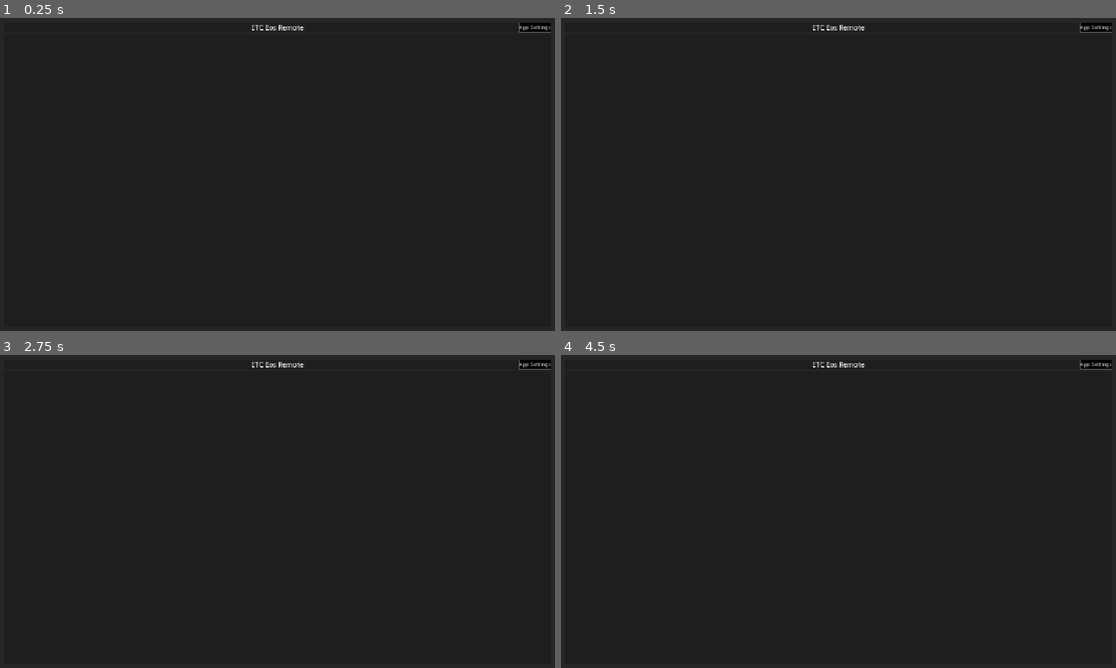
Above: before the commit, frames 1-4 (two rows, left to right).
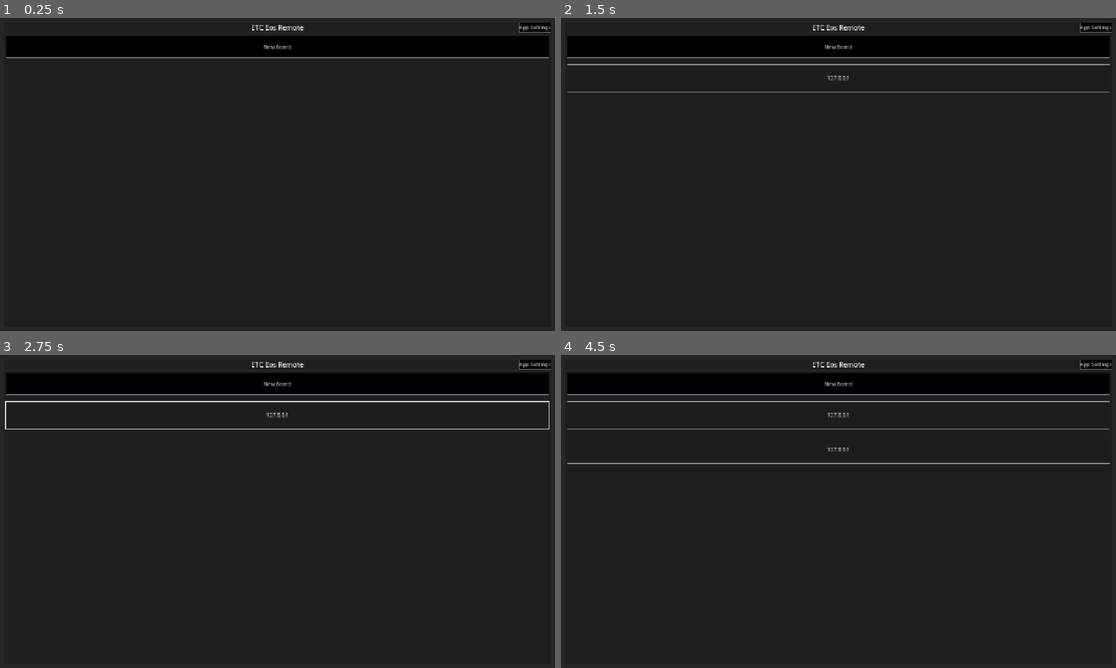
Above: after the commit, the same moments.

Repository: CoffeeCoder1/etc-eos-remote
Game: Godot game, scene res://scenes/main/main.tscn
The game is run twice, just before and just after one commit, with the same random seed, the same clock (stepped at 60 frames per second) and the same inputs.
Inputs (mouse positions are in pixels of both pictures, inside the frame that each line leads up to):
- Up to frame 1 (0.25 s): no input
- Up to frame 2 (1.5 s): click (838, 46) at 0.5 s, where only the run after the commit has a clickable "New Board"; click (871, 196) at 1.25 s, where only the run after the commit has a clickable "Add"
- Up to frame 3 (2.75 s): click (277, 414) at 2 s, where only the run after the commit has a clickable "127.0.0.1"
- Up to frame 4 (4.5 s): click (838, 383) at 2.75 s, where only the run after the commit has a clickable "New Board"; click (838, 414) at 3.5 s, where only the run after the commit has a clickable "127.0.0.1"; click (871, 533) at 4.25 s, where only the run after the commit has a clickable "Add"

The runs differ from the first frame. In frame 1, 6.9% of the frame differs, in the area x 1-99%, y 5-13%; in frame 2, 7.6%; in frame 3, 7.7%; in frame 4, 8.1%, in the area x 1-99%, y 5-35%.

Commit message:
Add a way to add new boards
Adds a way to create new boards and add them to the list.

Diff:
--- a/scenes/main/board_selector.gd
+++ b/scenes/main/board_selector.gd
@@ -1,7 +1,18 @@
 extends VBoxContainer
 
 signal settings_button_pressed
+signal new_board_button_pressed
+
+@onready var board_list: BoardList = $BoardList
 
 
 func _on_settings_button_pressed() -> void:
 	settings_button_pressed.emit()
+
+
+func _on_new_board_button_pressed() -> void:
+	new_board_button_pressed.emit()
+
+
+func add_board(board: BoardSettings) -> void:
+	board_list.add_board(board)
--- a/scenes/main/board_selector.tscn
+++ b/scenes/main/board_selector.tscn
@@ -31,3 +31,4 @@
 layout_mode = 2
 
 [connection signal="pressed" from="HeaderContainer/HBoxContainer/SettingsButton" to="." method="_on_settings_button_pressed"]
+[connection signal="new_board_button_pressed" from="BoardList" to="." method="_on_new_board_button_pressed"]
--- a/scenes/main/main.tscn
+++ b/scenes/main/main.tscn
@@ -1,10 +1,11 @@
-[gd_scene load_steps=8 format=3 uid="uid://b1p8ak2bb83bq"]
+[gd_scene load_steps=9 format=3 uid="uid://b1p8ak2bb83bq"]
 
 [ext_resource type="Script" uid="uid://drhpx2eyg21j" path="res://scenes/elements/mode_panel/mode_panel.gd" id="1_b1x3f"]
 [ext_resource type="Script" uid="uid://ekp0mc7qb8vd" path="res://scenes/main/main.gd" id="1_ouso4"]
 [ext_resource type="PackedScene" uid="uid://cv50y2jxdoasn" path="res://scenes/panels/settings/settings.tscn" id="2_iuonh"]
 [ext_resource type="PackedScene" uid="uid://dijj37wh3tb1q" path="res://scenes/main/board_selector.tscn" id="3_blune"]
 [ext_resource type="PackedScene" uid="uid://48xlq7yvv4w8" path="res://scenes/main/interface.tscn" id="4_ow5a4"]
+[ext_resource type="PackedScene" uid="uid://ytvtt68trcr8" path="res://scenes/panels/new_board_menu/new_board_menu.tscn" id="7_hujxm"]
 [ext_resource type="PackedScene" uid="uid://c6gfo3s3obep" path="res://scenes/panels/menu/menu.tscn" id="9_a8run"]
 
 [sub_resource type="StyleBoxFlat" id="StyleBoxFlat_45cpf"]
@@ -55,6 +56,12 @@
 visible = false
 layout_mode = 2
 
+[node name="NewBoardMenuContainer" parent="ModePanel/MarginContainer" instance=ExtResource("7_hujxm")]
+visible = false
+layout_mode = 2
+
+[connection signal="new_board_button_pressed" from="ModePanel/MarginContainer/BoardSelectorContainer" to="ModePanel/MarginContainer/NewBoardMenuContainer" method="_on_new_board_button_pressed"]
 [connection signal="settings_button_pressed" from="ModePanel/MarginContainer/BoardSelectorContainer" to="ModePanel/MarginContainer/SettingsContainer" method="_on_settings_button_pressed"]
 [connection signal="menu_button_pressed" from="ModePanel/MarginContainer/InterfaceContainer" to="ModePanel/MarginContainer/MenuContainer" method="_on_menu_button_pressed"]
 [connection signal="settings_pressed" from="ModePanel/MarginContainer/MenuContainer" to="ModePanel/MarginContainer/SettingsContainer" method="_on_settings_button_pressed"]
+[connection signal="create_board" from="ModePanel/MarginContainer/NewBoardMenuContainer" to="ModePanel/MarginContainer/BoardSelectorContainer" method="add_board"]
--- a/scenes/panels/board_list/board_list.gd
+++ b/scenes/panels/board_list/board_list.gd
@@ -1,18 +1,33 @@
 class_name BoardList extends PanelContainer
+
+signal new_board_button_pressed
 
 const BOARD_BUTTON = preload("res://scenes/elements/board_button/board_button.tscn")
 
-@onready var board_container: VBoxContainer = $ScrollContainer/BoardContainer
+@onready var board_container: VBoxContainer = %BoardContainer
 
 
 func _ready() -> void:
 	for board in AppSettings.settings.get_board_list():
-		var button := BOARD_BUTTON.instantiate()
-		board_container.add_child(button)
+		_add_board(board)
 
-		button.board_selected.connect(_board_button_pressed.bind(board))
-		button.set_board(board)
+
+func add_board(board: BoardSettings) -> void:
+	AppSettings.settings.add_board(board)
+	_add_board(board)
+
+
+func _add_board(board: BoardSettings) -> void:
+	var button := BOARD_BUTTON.instantiate()
+	board_container.add_child(button)
+
+	button.board_selected.connect(_board_button_pressed.bind(board))
+	button.set_board(board)
 
 
 func _board_button_pressed(board: BoardSettings) -> void:
 	OSCGlobals.get_client().connect_socket(board.get_ip_address(), board.get_port())
+
+
+func _on_new_board_button_pressed() -> void:
+	new_board_button_pressed.emit()
--- a/scenes/panels/board_list/board_list.tscn
+++ b/scenes/panels/board_list/board_list.tscn
@@ -8,10 +8,29 @@
 script = ExtResource("1_iai02")
 metadata/_custom_type_script = "uid://c3sqxgw7bhvjs"
 
-[node name="ScrollContainer" type="ScrollContainer" parent="."]
+[node name="VBoxContainer" type="VBoxContainer" parent="."]
 layout_mode = 2
+
+[node name="MarginContainer" type="MarginContainer" parent="VBoxContainer"]
+layout_mode = 2
+theme_override_constants/margin_left = 5
+theme_override_constants/margin_top = 5
+theme_override_constants/margin_right = 5
+theme_override_constants/margin_bottom = 5
+
+[node name="NewBoardButton" type="Button" parent="VBoxContainer/MarginContainer"]
+custom_minimum_size = Vector2(0, 50)
+layout_mode = 2
+text = "New Board"
+
+[node name="ScrollContainer" type="ScrollContainer" parent="VBoxContainer"]
+layout_mode = 2
+size_flags_vertical = 3
 horizontal_scroll_mode = 0
 
-[node name="BoardContainer" type="VBoxContainer" parent="ScrollContainer"]
+[node name="BoardContainer" type="VBoxContainer" parent="VBoxContainer/ScrollContainer"]
+unique_name_in_owner = true
 layout_mode = 2
 size_flags_horizontal = 3
+
+[connection signal="pressed" from="VBoxContainer/MarginContainer/NewBoardButton" to="." method="_on_new_board_button_pressed"]
--- /dev/null
+++ b/scenes/panels/new_board_menu/new_board_menu.gd
@@ -0,0 +1,36 @@
+extends PanelContainer
+
+## The port to show by default when displaying the menu.
+@export var default_port: int = 3037
+## The IP address to show by default when displaying the menu. Also shown as the placeholder text.
+@export var default_ip_address: String = "127.0.0.1"
+
+## Emitted when a board is created and should be added to the list.
+signal create_board(board: BoardSettings)
+
+@onready var ip_address_edit: LineEdit = %IPAddressEdit
+@onready var port_edit: SpinBox = %PortEdit
+
+
+func _ready() -> void:
+	ip_address_edit.placeholder_text = default_ip_address
+
+
+## Sets up the menu and displays it.
+func _on_new_board_button_pressed() -> void:
+	port_edit.set_value_no_signal(default_port)
+	ip_address_edit.text = default_ip_address
+	show()
+
+
+func _on_cancel_button_pressed() -> void:
+	hide()
+
+
+func _on_create_button_pressed() -> void:
+	var board := BoardSettings.new()
+	board.set_ip_address(ip_address_edit.text)
+	board.set_port(port_edit.value)
+	create_board.emit(board)
+
+	hide()
--- /dev/null
+++ b/scenes/panels/new_board_menu/new_board_menu.tscn
@@ -0,0 +1,72 @@
+[gd_scene load_steps=3 format=3 uid="uid://ytvtt68trcr8"]
+
+[ext_resource type="Script" uid="uid://ctpk1kf5uo5qr" path="res://scenes/panels/new_board_menu/new_board_menu.gd" id="1_ws166"]
+[ext_resource type="StyleBox" uid="uid://3ie5kkauxydk" path="res://assets/styles/bordered_panel.tres" id="2_b12uc"]
+
+[node name="NewBoardMenuContainer" type="PanelContainer"]
+script = ExtResource("1_ws166")
+
+[node name="CenterContainer" type="CenterContainer" parent="."]
+layout_mode = 2
+
+[node name="PanelContainer" type="PanelContainer" parent="CenterContainer"]
+layout_mode = 2
+theme_override_styles/panel = ExtResource("2_b12uc")
+
+[node name="MarginContainer" type="MarginContainer" parent="CenterContainer/PanelContainer"]
+layout_mode = 2
+theme_override_constants/margin_left = 5
+theme_override_constants/margin_top = 5
+theme_override_constants/margin_right = 5
+theme_override_constants/margin_bottom = 5
+
+[node name="VBoxContainer" type="VBoxContainer" parent="CenterContainer/PanelContainer/MarginContainer"]
+custom_minimum_size = Vector2(300, 0)
+layout_mode = 2
+
+[node name="Label" type="Label" parent="CenterContainer/PanelContainer/MarginContainer/VBoxContainer"]
+layout_mode = 2
+text = "Add Board"
+
+[node name="IPAddressContainer" type="HBoxContainer" parent="CenterContainer/PanelContainer/MarginContainer/VBoxContainer"]
+layout_mode = 2
+
+[node name="IPAddressLabel" type="Label" parent="CenterContainer/PanelContainer/MarginContainer/VBoxContainer/IPAddressContainer"]
+layout_mode = 2
+text = "IP Address"
+
+[node name="IPAddressEdit" type="LineEdit" parent="CenterContainer/PanelContainer/MarginContainer/VBoxContainer/IPAddressContainer"]
+unique_name_in_owner = true
+layout_mode = 2
+size_flags_horizontal = 3
+placeholder_text = "127.0.0.1"
+
+[node name="PortContainer" type="HBoxContainer" parent="CenterContainer/PanelContainer/MarginContainer/VBoxContainer"]
+layout_mode = 2
+
+[node name="PortLabel" type="Label" parent="CenterContainer/PanelContainer/MarginContainer/VBoxContainer/PortContainer"]
+layout_mode = 2
+text = "Port"
+
+[node name="PortEdit" type="SpinBox" parent="CenterContainer/PanelContainer/MarginContainer/VBoxContainer/PortContainer"]
+unique_name_in_owner = true
+layout_mode = 2
+size_flags_horizontal = 3
+max_value = 65535.0
+
+[node name="ButtonContainer" type="HBoxContainer" parent="CenterContainer/PanelContainer/MarginContainer/VBoxContainer"]
+custom_minimum_size = Vector2(0, 25)
+layout_mode = 2
+
+[node name="CancelButton" type="Button" parent="CenterContainer/PanelContainer/MarginContainer/VBoxContainer/ButtonContainer"]
+layout_mode = 2
+size_flags_horizontal = 3
+text = "Close"
+
+[node name="CreateButton" type="Button" parent="CenterContainer/PanelContainer/MarginContainer/VBoxContainer/ButtonContainer"]
+layout_mode = 2
+size_flags_horizontal = 3
+text = "Add"
+
+[connection signal="pressed" from="CenterContainer/PanelContainer/MarginContainer/VBoxContainer/ButtonContainer/CancelButton" to="." method="_on_cancel_button_pressed"]
+[connection signal="pressed" from="CenterContainer/PanelContainer/MarginContainer/VBoxContainer/ButtonContainer/CreateButton" to="." method="_on_create_button_pressed"]
--- a/scenes/settings/settings.gd
+++ b/scenes/settings/settings.gd
@@ -39,3 +39,8 @@
 
 func get_board_list() -> Array[BoardSettings]:
 	return board_list
+
+
+func add_board(board: BoardSettings) -> void:
+	board_list.append(board)
+	settings_updated.emit()
Not shown, added: scenes/panels/new_board_menu/new_board_menu.gd.uid
